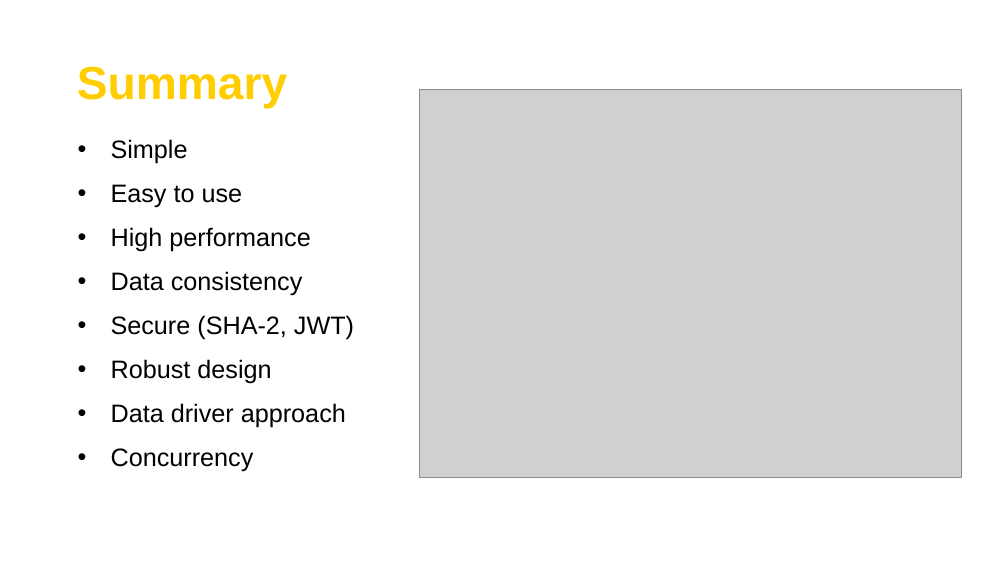
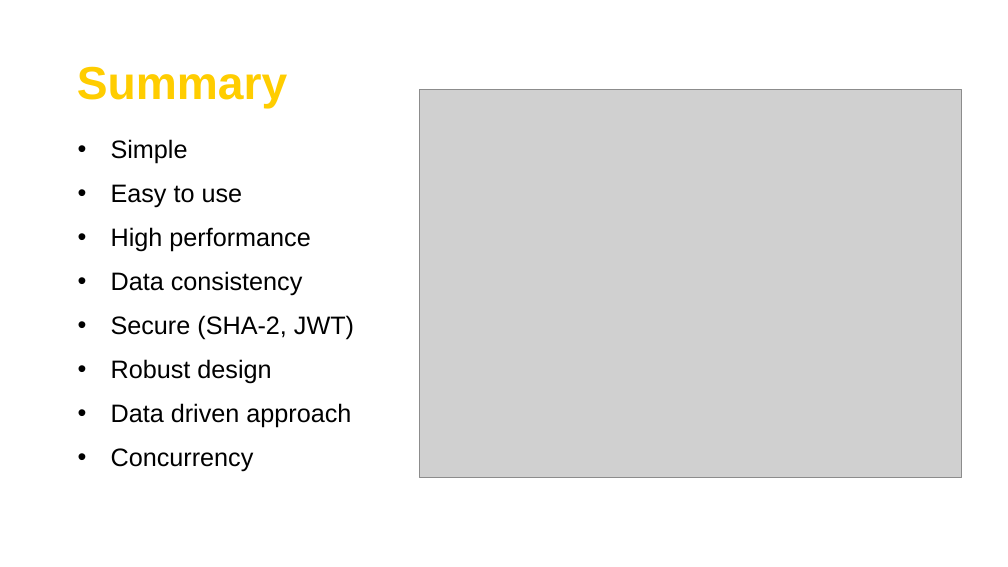
Before and after one commit to psmietanaa/HawkAir, a slide deck: slide 5 of documents/Project Presentation.pptx. Drawn at 1008x567 pixels with LibreOffice and Linux fonts; fonts in the diff are those of the drawing; grey boxes stand for pictures; background and template pictures are left out. Boxes give left, top, right and bottom in pixels: in the first picture for what was removed or moved away, otherwise in the second. Text is boxed around its words. In the diff, an @@ line names an element or a change of style, - is before the commit and + after.

```diff
--- a/documents/Project Presentation.pptx
+++ b/documents/Project Presentation.pptx
@@ text at [111, 403, 351, 428]: text changed @@
-• Data driver approach
+• Data driven approach
```
Also in this commit, not shown: 2 other slides changed, 6 other files.
